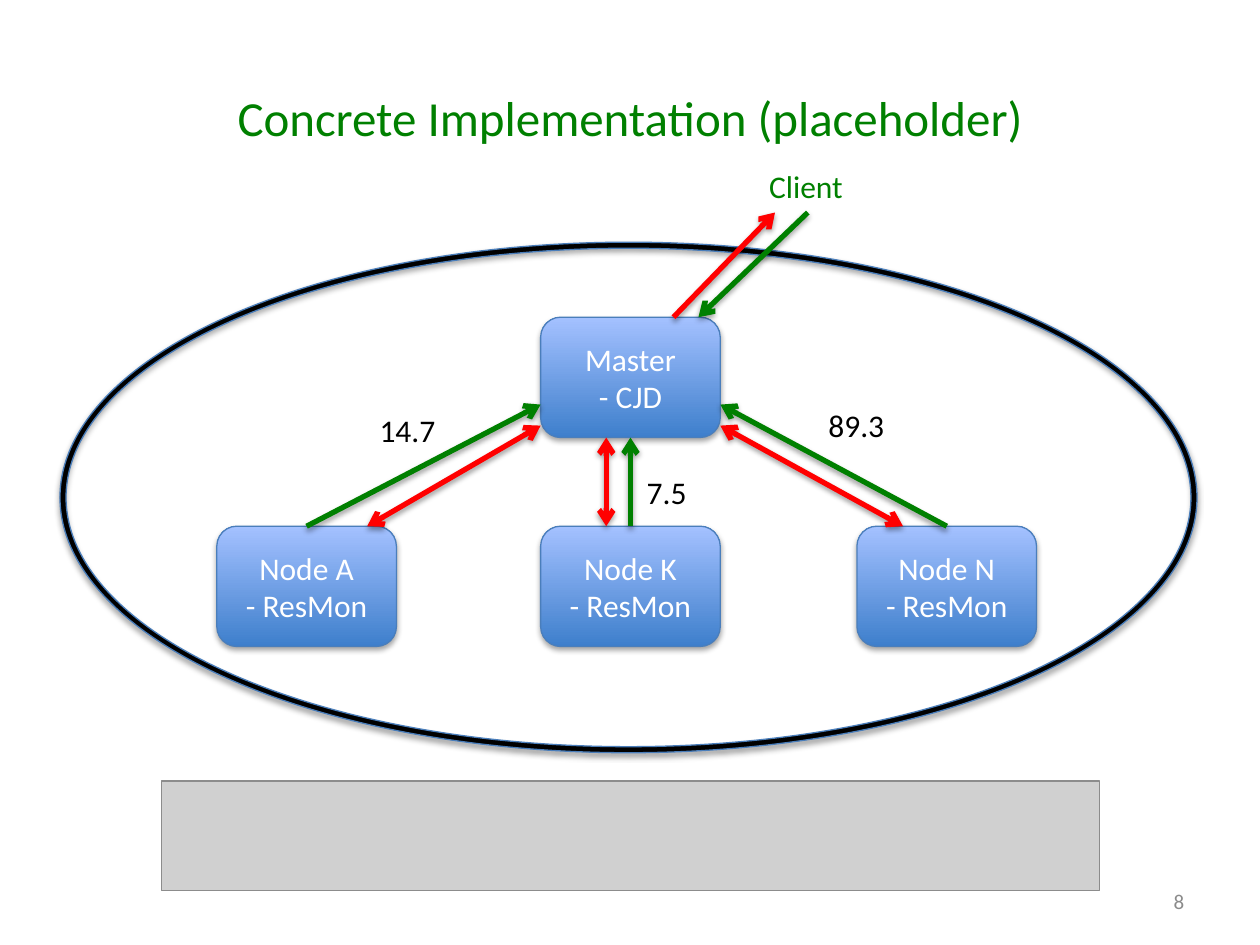
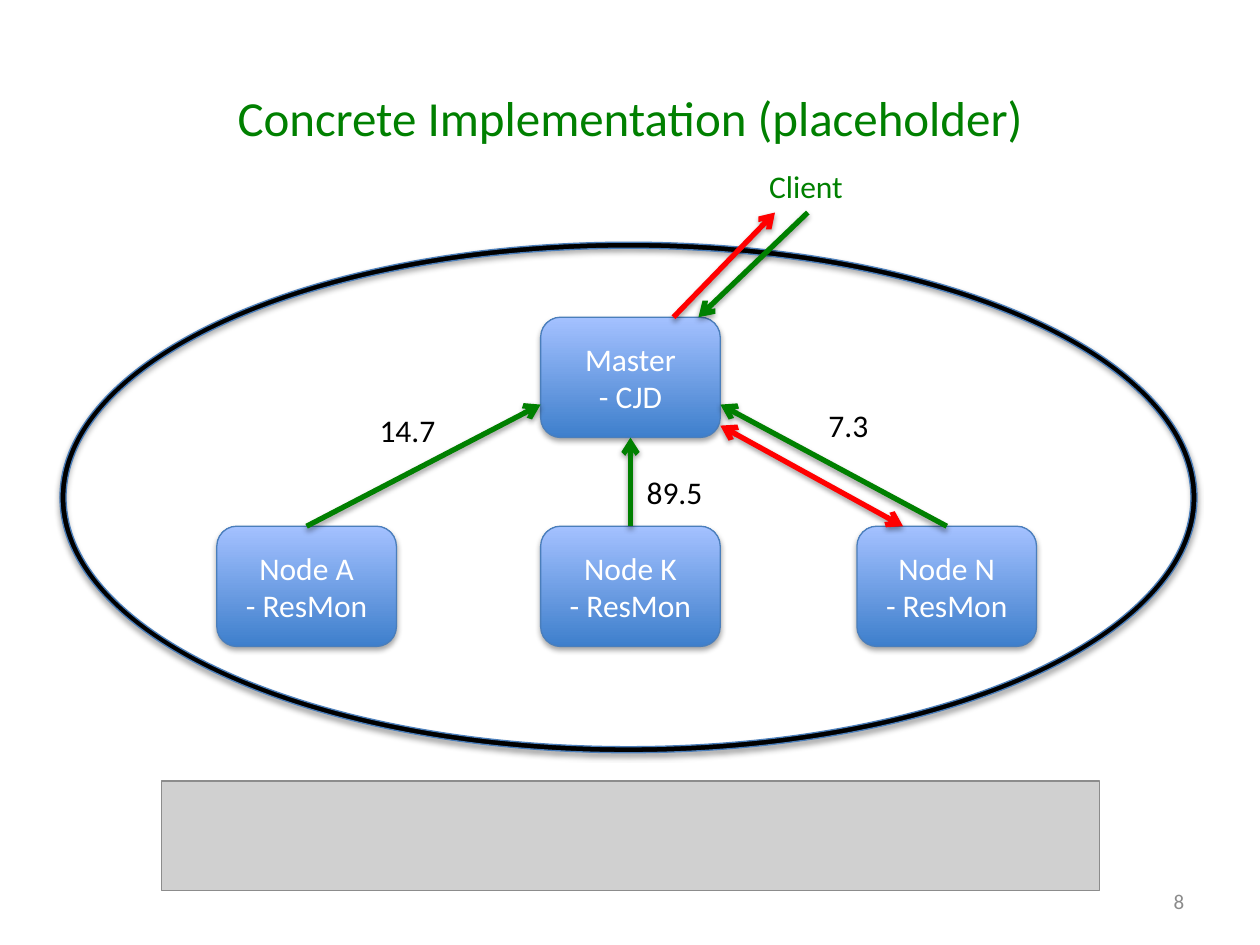
Before and after one commit to godares79/CS848-Project, a slide deck: slide 8 of PresentationSlides/Presentation.pptx. Drawn at 1260x945 pixels with LibreOffice and Linux fonts; fonts in the diff are those of the drawing; grey boxes stand for pictures. Boxes give left, top, right and bottom in pixels: in the first picture for what was removed or moved away, otherwise in the second. Text is boxed around its words. In the diff, an @@ line names an element or a change of style, - is before the commit and + after.

Commit message:
slides

```diff
--- a/PresentationSlides/Presentation.pptx
+++ b/PresentationSlides/Presentation.pptx
@@ text at [828, 416, 868, 438]: text changed @@
-89.3
+7.3
@@ double arrow removed from (541, 426) to (367, 527) @@
@@ double arrow removed from (606, 437) to (606, 527) @@
@@ text at [647, 482, 703, 505]: text changed @@
-7.5
+89.5
```
Also in this commit, not shown: 4 other slides changed.
